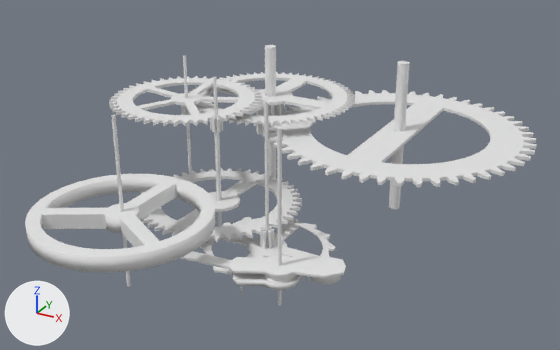
The Blender file assets/models/clock.blend as it was, and as the next commit left it.
One viewpoint serves both versions: a camera (50 mm lens) standing at (9.85, -17.15, 11.51) and looking at (-0.59, 1.84, 2.02). Arrows for +X, +Y and +Z are at lower left; the lights stay in place.

Objects in the first picture: 'anchor', 'escape_wheel', 'gear.000', 'gear.001', 'gear.002', 'gear.003', 'pendulum', 'pin.000', 'pin.001', 'pin.003', 'pin.005', 'pin.006'.
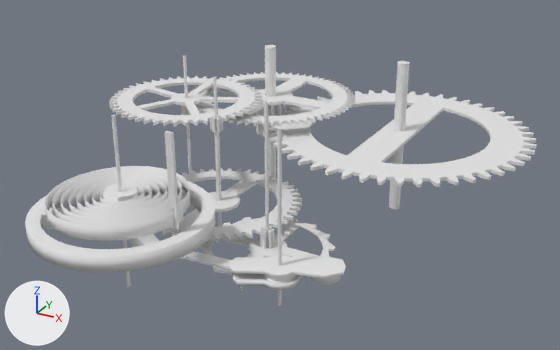
Commit message: Pendulum spring

Changed parts and their boxes [x1, y1, x2, y2] in the pictures (560 x 350 px):
'pendulum', reshaped (7% shorter)
    before: [25, 174, 215, 273]
    after: [25, 181, 215, 273]
'pendulum_spring', added
    after: [45, 166, 190, 241]
'spring_holder', added
    after: [165, 131, 179, 230]
part 1 of me_pendulum, built on
    before: [105, 203, 139, 218]
    after: [103, 183, 138, 201]

The change, as a diff of the scene's bpy script:
```diff
--- a/assets/models/clock.blend.py
+++ b/assets/models/clock.blend.py
@@ me_pendulum @@
 # used by ob_pendulum; location = (-2.81, -2.87, 1.88); rotation_euler = (0.0, 0.0, -1.052), in degrees (0, 0, -60)
-me_pendulum.from_pydata(...)  # 200 vertices, 214 faces; spans x -2.47..2.47, y -2.47..2.48, z -0.61..0.43
+me_pendulum.from_pydata(...)  # 221 vertices, 235 faces; spans x -2.47..2.47, y -2.47..2.48, z -0.61..1.02
+# me_pendulum part 1
+# 1 vertex is removed from x 0.0, y 0.0, z 0.43
+# 21 faces are deleted
+# 5 vertices are added at (0.2, -0.42, 1.02), (-0.2, -0.42, 1.02), (0.09, 0.44, 1.02), (-0.09, 0.44, 1.02), (0.0, 0.0, 1.02)
+# 17 new vertices lie (0.0, 0.0, 0.59) away from vertices in x -0.46..0.46, y -0.36..0.45, z 0.43
+# 18 new faces join them, smooth
+# 24 new faces join them
@@ me_mesh @@
+me_mesh.from_pydata(...)  # 780 vertices, 772 faces; spans x -3.71..0.21, y -1.96..1.86, z -0.18..0.22
@@ me_spring_holder @@
+me_spring_holder.from_pydata(...)  # 24 vertices, 22 faces; spans x -0.1..0.1, y -0.04..0.04, z -1.58..1.0
@@ ob_pendulum_spring @@
+ob_pendulum_spring = bpy.data.objects.new('pendulum_spring', me_mesh)
+ob_pendulum_spring.location = (-1.01, -2.87, 2.67)
+ob_pendulum_spring.rotation_euler = (0.0, -0.0291, 0.0)  # degrees (0, -1.7, 0)
@@ ob_spring_holder @@
+ob_spring_holder = bpy.data.objects.new('spring_holder', me_spring_holder)
+ob_spring_holder.location = (-0.86, -3.17, 4.0)
```
